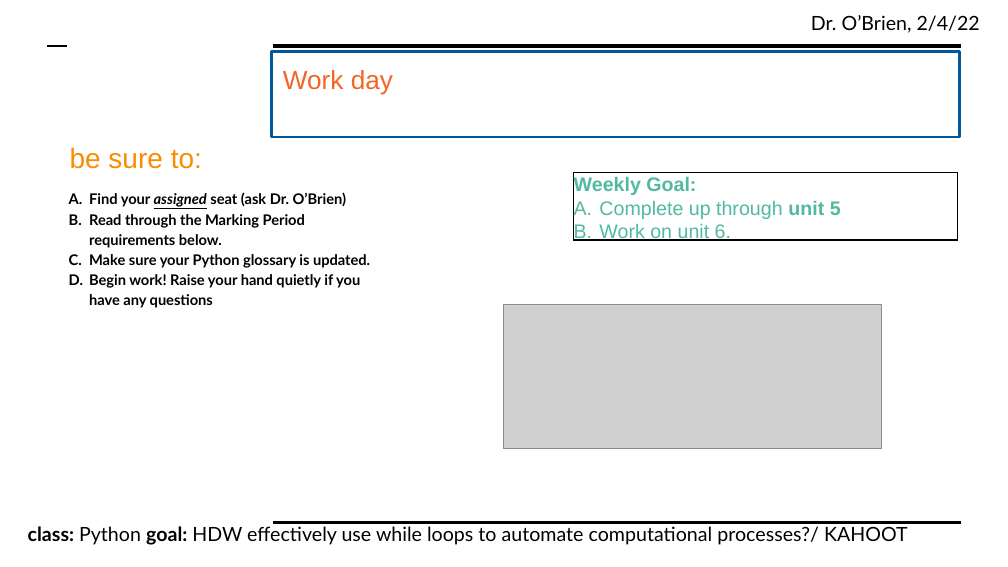
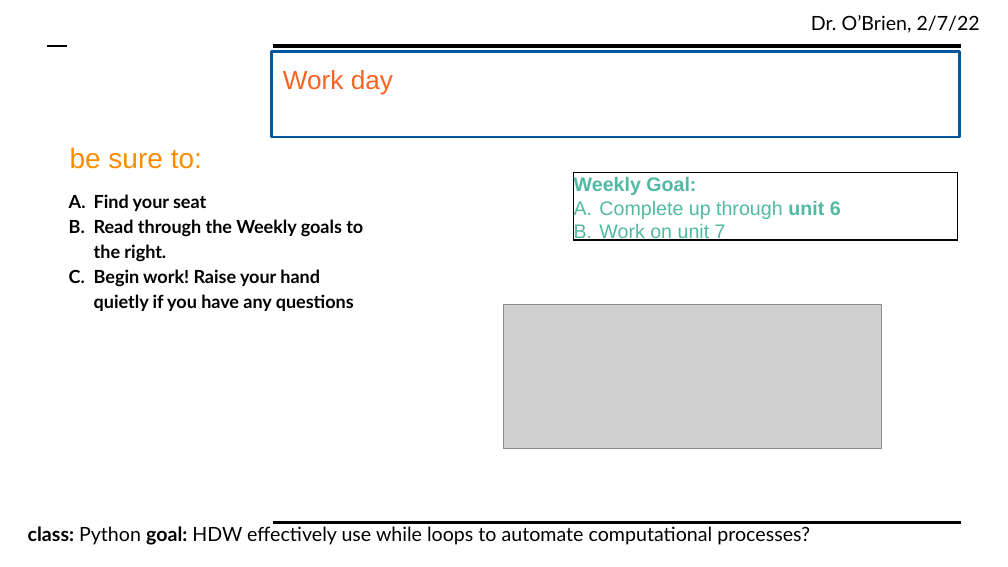
Before and after one commit to cobrien87/work, a slide deck: slide 3 of print/python2_1_3.pptx. Drawn at 1008x567 pixels with LibreOffice and Linux fonts; fonts in the diff are those of the drawing; grey boxes stand for pictures; background and template pictures are left out. Boxes give left, top, right and bottom in pixels: in the first picture for what was removed or moved away, otherwise in the second. Text is boxed around its words. In the diff, an @@ line names an element or a change of style, - is before the commit and + after.

```diff
--- a/print/python2_1_3.pptx
+++ b/print/python2_1_3.pptx
@@ text at bbox=[811, 15, 980, 33]: text changed @@
-Dr. O’Brien, 2/4/22
+Dr. O’Brien, 2/7/22
@@ text at bbox=[94, 194, 363, 262]: text changed; size 10.5 to 12.9 pt @@
-A. Find your assigned seat (ask Dr. O’Brien)
-B. Read through the Marking Period requirements below.
-C. Make sure your Python glossary is updated.
+A. Find your seat
+B. Read through the Weekly goals to the right.
@@ text in rectangle at bbox=[599, 201, 841, 241]: text changed @@
-A. Complete up through unit 5
-B. Work on unit 6.
+A. Complete up through unit 6
+B. Work on unit 7
@@ text at bbox=[94, 269, 354, 311]: size 10.5 to 12.9 pt in "Begin work! Raise your hand quietly if ..."; indent changed @@
@@ text at bbox=[28, 526, 810, 545]: text changed @@
-class: Python goal: HDW effectively use while loops to automate computational processes?/ KAHOOT
+class: Python goal: HDW effectively use while loops to automate computational processes?
```
Also in this commit, not shown: 4 other slides changed, 29 other files.
